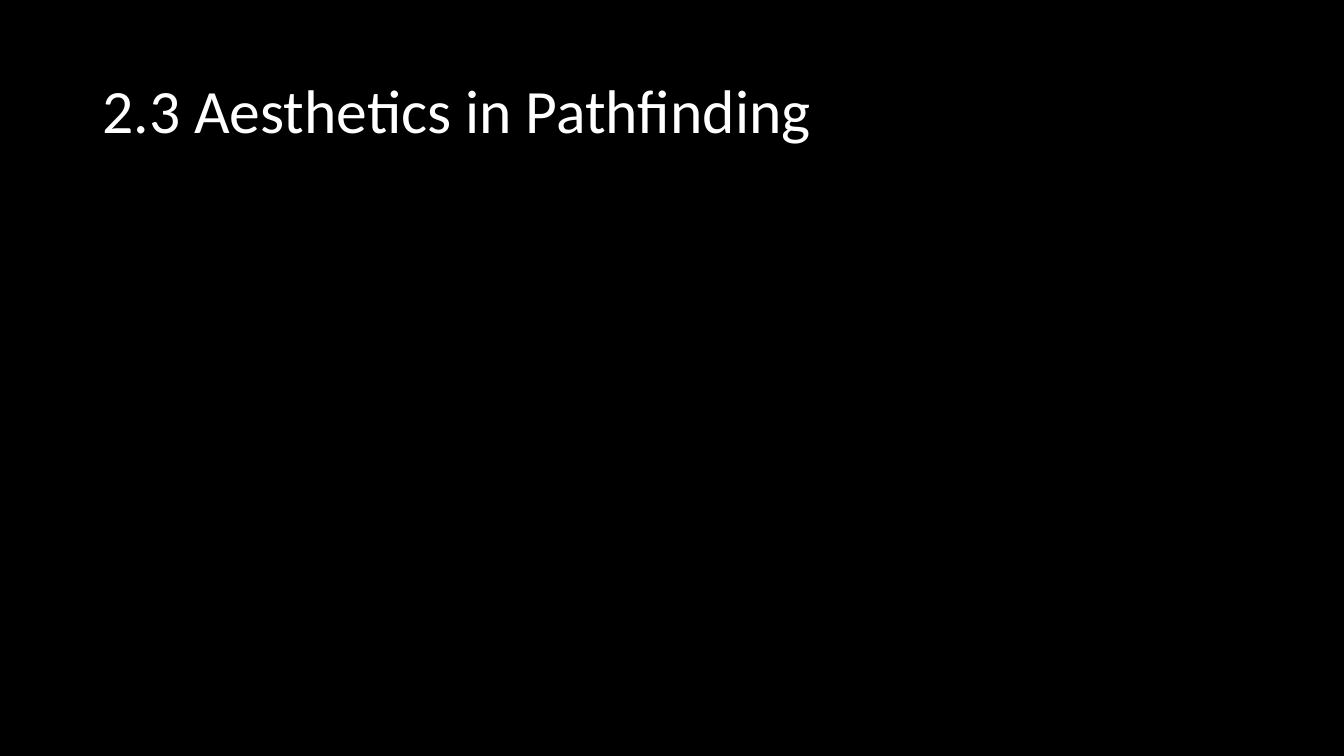
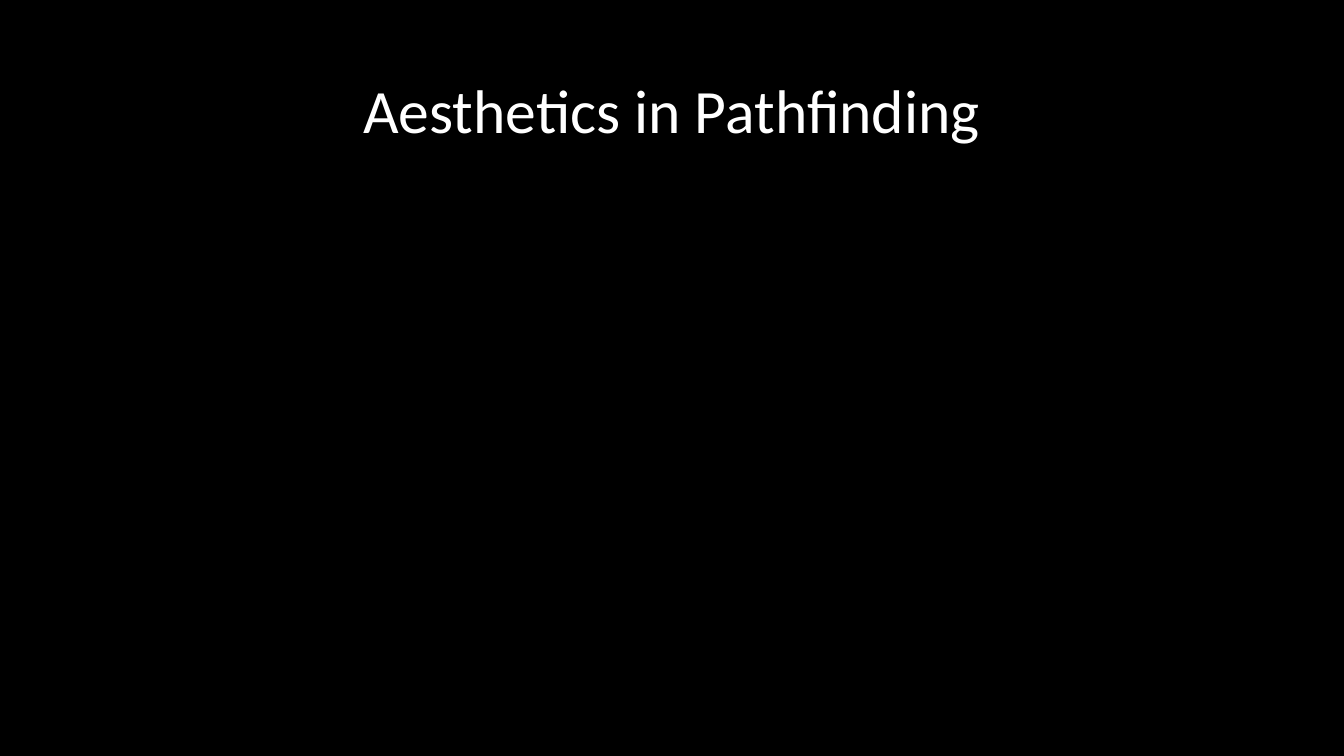
Before and after one commit to rndmized/AI-in-gaming-research, a slide deck: slide 8 of Presentation/AI in Video Games.pptx. Drawn at 1344x756 pixels with LibreOffice and Linux fonts; fonts in the diff are those of the drawing. Boxes give left, top, right and bottom in pixels: in the first picture for what was removed or moved away, otherwise in the second. Text is boxed around its words. In the diff, an @@ line names an element or a change of style, - is before the commit and + after.

```diff
--- a/Presentation/AI in Video Games.pptx
+++ b/Presentation/AI in Video Games.pptx
@@ title at (x1=363, y1=90, x2=980, y2=144): text changed @@
-2.3 Aesthetics in Pathfinding
+Aesthetics in Pathfinding
```
Also in this commit, not shown: 8 other slides changed, 1 slide added, 1 slide removed, 6 other files.
